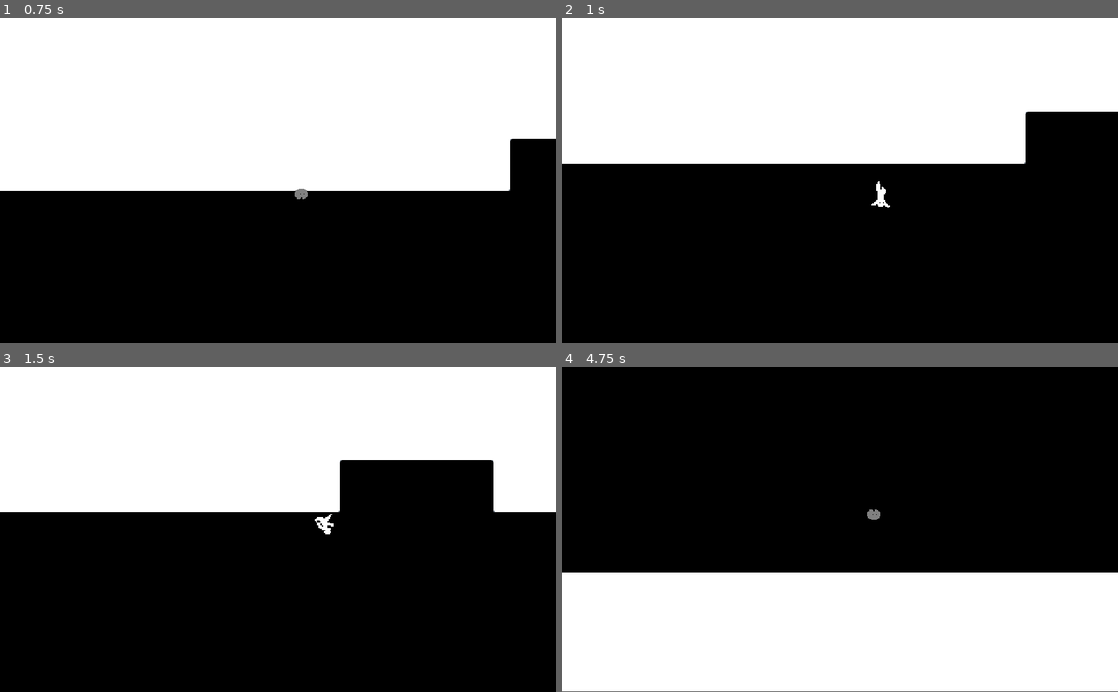
Above: before the commit, frames 1-4 (two rows, left to right).
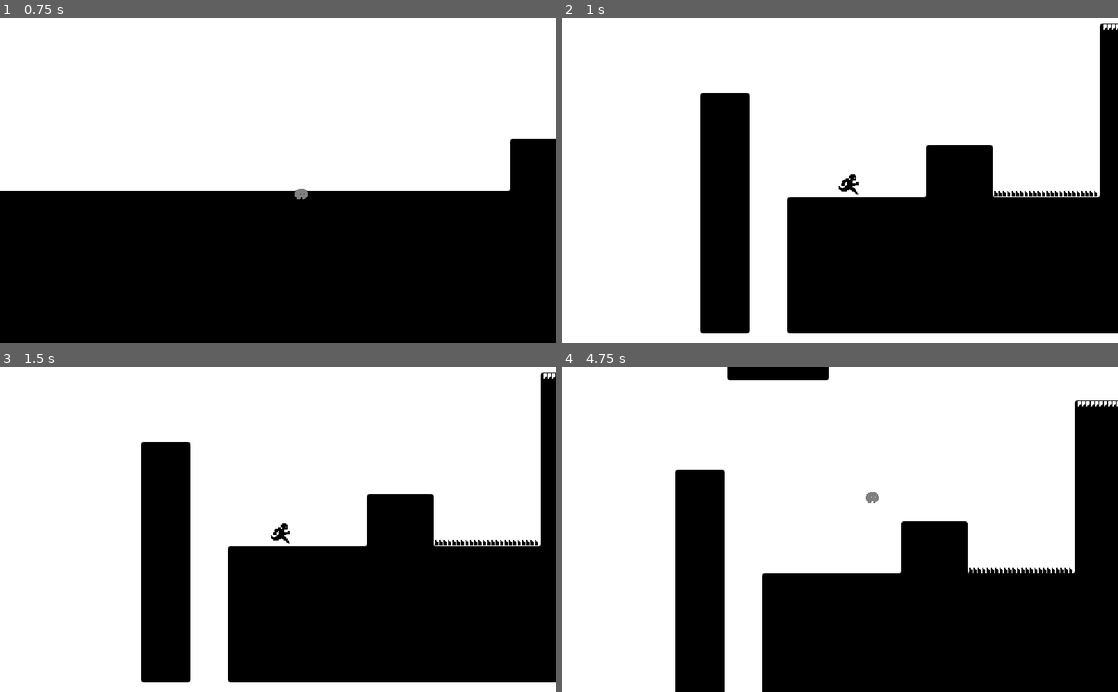
Above: after the commit, the same moments.

Repository: lostptr/sinker
Game: Godot game, scene res://levels/Tutorial.tscn
The game is run twice, just before and just after one commit, with the same random seed, the same clock (stepped at 60 frames per second) and the same inputs. This scene is started directly instead of the project's main scene.
Inputs:
- Up to frame 1 (0.75 s): tap Enter at 0.5 s; hold Right (right) from 0.53 s (still down); hold X (sink) from 0.53 s (still down)
- Up to frame 2 (1 s): keep holding Right (right); keep holding X (sink); tap Z (jump) at 0.77 s; tap R at 0.8 s
- Up to frame 3 (1.5 s): keep holding Right (right); release X (sink) at 1.28 s; tap R at 1.35 s
- Up to frame 4 (4.75 s): tap Z (jump) at 1.52, 3.02, 3.77, 4.52 s; tap X (sink) at 1.55, 3.05, 4.55 s; release Right (right) at 2.03 s; hold X (sink) 2.03-2.78 s; hold Left (left) 2.03-4.28 s; tap R at 2.3, 2.85, 3.8, 4.35 s; hold X (sink) 3.53-4.28 s; hold Right (right) from 4.28 s (still down)

Frame 1 is identical in both runs. In frame 2, 29% of the frame differs, in the area x 0-100%, y 1-100%; in frame 3, 31%; in frame 4, 80%, in the area x 0-100%, y 0-100%.

Commit message:
Correction System 👌

Diff:
--- a/src/core/Sandbox.tscn
+++ b/src/core/Sandbox.tscn
@@ -1,10 +1,8 @@
-[gd_scene load_steps=7 format=2]
+[gd_scene load_steps=5 format=2]
 
 [ext_resource path="res://core/tileset/simple_black.tres" type="TileSet" id=1]
 [ext_resource path="res://core/player/Player.tscn" type="PackedScene" id=2]
-[ext_resource path="res://core/UI.gd" type="Script" id=3]
 [ext_resource path="res://core/spikes/Spikes.tscn" type="PackedScene" id=4]
-[ext_resource path="res://fonts/firacode/firacode_regular.tres" type="DynamicFont" id=5]
 [ext_resource path="res://fonts/reblinking/reblinking.tres" type="DynamicFont" id=6]
 
 [node name="Sandbox" type="Node"]
@@ -16,56 +14,10 @@
 
 [node name="UI" type="CanvasLayer" parent="."]
 layer = -10
-script = ExtResource( 3 )
 
 [node name="ColorRect" type="ColorRect" parent="UI"]
 anchor_right = 1.0
 anchor_bottom = 1.0
-__meta__ = {
-"_edit_use_anchors_": false
-}
-
-[node name="VBoxContainer" type="VBoxContainer" parent="UI"]
-anchor_left = 0.016
-anchor_top = 0.027
-anchor_right = 0.266
-anchor_bottom = 0.307
-margin_left = -0.384001
-margin_top = -0.200001
-margin_right = -0.384003
-margin_bottom = -0.200012
-__meta__ = {
-"_edit_use_anchors_": false
-}
-
-[node name="Label" type="Label" parent="UI/VBoxContainer"]
-margin_right = 256.0
-margin_bottom = 16.0
-custom_fonts/font = ExtResource( 5 )
-custom_colors/font_color = Color( 0, 0.0156863, 0.698039, 1 )
-text = "Grounded:"
-__meta__ = {
-"_edit_use_anchors_": false
-}
-
-[node name="Label2" type="Label" parent="UI/VBoxContainer"]
-margin_top = 20.0
-margin_right = 256.0
-margin_bottom = 36.0
-custom_fonts/font = ExtResource( 5 )
-custom_colors/font_color = Color( 0, 0.0156863, 0.698039, 1 )
-text = "Sinkable:"
-__meta__ = {
-"_edit_use_anchors_": false
-}
-
-[node name="Label3" type="Label" parent="UI/VBoxContainer"]
-margin_top = 40.0
-margin_right = 256.0
-margin_bottom = 56.0
-custom_fonts/font = ExtResource( 5 )
-custom_colors/font_color = Color( 0, 0.0156863, 0.698039, 1 )
-text = "Sank:"
 __meta__ = {
 "_edit_use_anchors_": false
 }
--- a/src/core/UI.gd
+++ /dev/null
@@ -1,15 +0,0 @@
-extends CanvasLayer
-
-onready var label_1 = $VBoxContainer/Label
-onready var label_2 = $VBoxContainer/Label2
-onready var label_3 = $VBoxContainer/Label3
-
-func _unhandled_input(event: InputEvent) -> void:
-	if event is InputEventKey and event.scancode == KEY_R:
-		get_tree().change_scene("res://core/Sandbox.tscn")
-
-
-func _on_Player_update_me(player) -> void:
-	label_1.text = "grounded: " + str(player.is_grounded)
-	label_2.text = "is_sinkable: " + str(player.is_sinkable)
-	label_3.text = "is_sinked: " + str(player.is_sinked)
--- /dev/null
+++ b/src/core/player/CorrectionSystem.gd
@@ -0,0 +1,23 @@
+extends Timer
+
+onready var player: Node2D = get_parent()
+
+export var cell_size: int = 16
+var current_coords: Vector2
+
+func check_player_correct_state():
+	self.current_coords = get_grid_coordinates(player.global_position)
+	self.player.correct_sunk_state(is_sunken_area(current_coords))
+
+func get_grid_coordinates(global_position: Vector2) -> Vector2:
+	var result = Vector2(0, 0)
+	result.x = (int(global_position.x) - (int(global_position.x) % self.cell_size)) / self.cell_size
+	result.y = (int(global_position.y) - (int(global_position.y) % self.cell_size)) / self.cell_size
+	return result
+
+func is_sunken_area(coords: Vector2) -> bool:
+	var cell = self.player.grid.get_cell(int(coords.x), int(coords.y))
+	return cell != -1
+
+func _on_CorrectionSystem_timeout() -> void:
+	check_player_correct_state()
--- a/src/core/player/Player.tscn
+++ b/src/core/player/Player.tscn
@@ -10,6 +10,7 @@
 [ext_resource path="res://fonts/reblinking/reblinking.tres" type="DynamicFont" id=8]
 [ext_resource path="res://core/player/DebugLabel.gd" type="Script" id=9]
 [ext_resource path="res://core/player/state machine/Sinkable.gd" type="Script" id=10]
+[ext_resource path="res://core/player/CorrectionSystem.gd" type="Script" id=11]
 
 [sub_resource type="ShaderMaterial" id=1]
 shader = ExtResource( 3 )
@@ -318,6 +319,11 @@
 wait_time = 0.1
 one_shot = true
 
+[node name="CorrectionSystem" type="Timer" parent="."]
+wait_time = 0.2
+one_shot = true
+script = ExtResource( 11 )
+
 [node name="Camera2D" type="Camera2D" parent="."]
 current = true
 zoom = Vector2( 0.5, 0.5 )
@@ -389,4 +395,6 @@
 anims/run = SubResource( 10 )
 [connection signal="state_changed" from="." to="Debug/DebugLabel" method="_on_Player_state_changed"]
 [connection signal="timeout" from="States/Sinkable/SinkTimer" to="States/Sinkable" method="_on_SinkTimer_timeout"]
+[connection signal="timeout" from="CorrectionSystem" to="CorrectionSystem" method="_on_CorrectionSystem_timeout"]
+[connection signal="body_entered" from="SinkedTrigger" to="States/Sinkable" method="_on_SinkedTrigger_body_entered"]
 [connection signal="body_exited" from="SinkedTrigger" to="States/Sinkable" method="_on_SinkedTrigger_body_exited"]
--- a/src/core/player/PlayerFSM.gd
+++ /dev/null
@@ -1,19 +0,0 @@
-extends Node
-
-func _ready() -> void:
-	.add_state("idle")
-	.add_state("run")
-	.add_state("sinkable")
-	.set_deferred("state", self.states.idle)
-
-func state_logic(delta: float):
-	pass
-
-func get_transition(delta: float):
-	pass
-
-func enter_state(new_state, old_state):
-	pass
-
-func exit_state(old_state, new_state):
-	pass
--- a/src/core/player/state machine/PlayerFSM.gd
+++ b/src/core/player/state machine/PlayerFSM.gd
@@ -12,6 +12,9 @@
 onready var anim: AnimationPlayer = $AnimationPlayer
 onready var feet: CollisionShape2D = $FeetCollision
 onready var head: CollisionShape2D = $HeadCollision
+
+onready var grid: TileMap = get_parent().get_node("TileMap")
+onready var correction_timer: Timer = $CorrectionSystem
 
 var current_state = null
 onready var states_map = {
@@ -46,6 +49,10 @@
 	self.current_state.update(delta)
 
 func _input(event: InputEvent) -> void:
+
+	if event is InputEventKey and event.scancode == KEY_R:
+		get_tree().change_scene("res://core/Sandbox.tscn")
+
 	# It's possible to become sinkable in any state.
 	if event.is_action_pressed("sink"):
 		_change_state("sinkable")
@@ -89,3 +96,11 @@
 func set_colliders(state: bool):
 	self.feet.disabled = not state
 	self.head.disabled = not state
+
+func request_sunken_state_correction():
+	self.correction_timer.start()
+
+func correct_sunk_state(is_sunken_area: bool) -> void:
+	if is_sunken != is_sunken_area:
+		print("correcting...")
+		self.is_sunken = is_sunken_area
--- a/src/core/player/state machine/Sinkable.gd
+++ b/src/core/player/state machine/Sinkable.gd
@@ -1,10 +1,12 @@
 extends State
 
 onready var sink_timer: Timer = $SinkTimer
+var is_midway: bool = false
+var waiting_to_finish: bool = false
 
 func handle_input(event: InputEvent) -> void:
 	if event.is_action_pressed("sink"):
-		emit_signal("finished", "falling")
+		request_finish_state()
 
 func enter() -> void:
 	self.owner.anim.play("rolling")
@@ -22,11 +24,20 @@
 
 	# Make sprite normal again.
 	self.owner.sprite.modulate = Color(1.0, 1.0, 1.0, 1.0)
+	# Ask to correct sunken state when exit sinkable state.
+	self.owner.request_sunken_state_correction()
 
 func _on_SinkedTrigger_body_exited(body: Node) -> void:
-	print(not self.owner.is_sunken)
+	self.is_midway = false
 	self.owner.is_sunken = not self.owner.is_sunken
 	self.sink_timer.start()
 
 func _on_SinkTimer_timeout() -> void:
-	emit_signal("finished", "falling")
+	request_finish_state()
+
+func _on_SinkedTrigger_body_entered(body: Node) -> void:
+	self.is_midway = true
+
+func request_finish_state():
+	if not is_midway:
+		emit_signal("finished", "falling")
--- a/src/project.godot
+++ b/src/project.godot
@@ -23,6 +23,11 @@
 config/name="Sinker"
 run/main_scene="res://core/Sandbox.tscn"
 config/icon="res://icon.png"
+
+[debug]
+
+gdscript/warnings/unused_variable=false
+gdscript/warnings/return_value_discarded=false
 
 [display]
 
Not shown: 1 places in src/core/player/Player.tscn that only renumber resources
